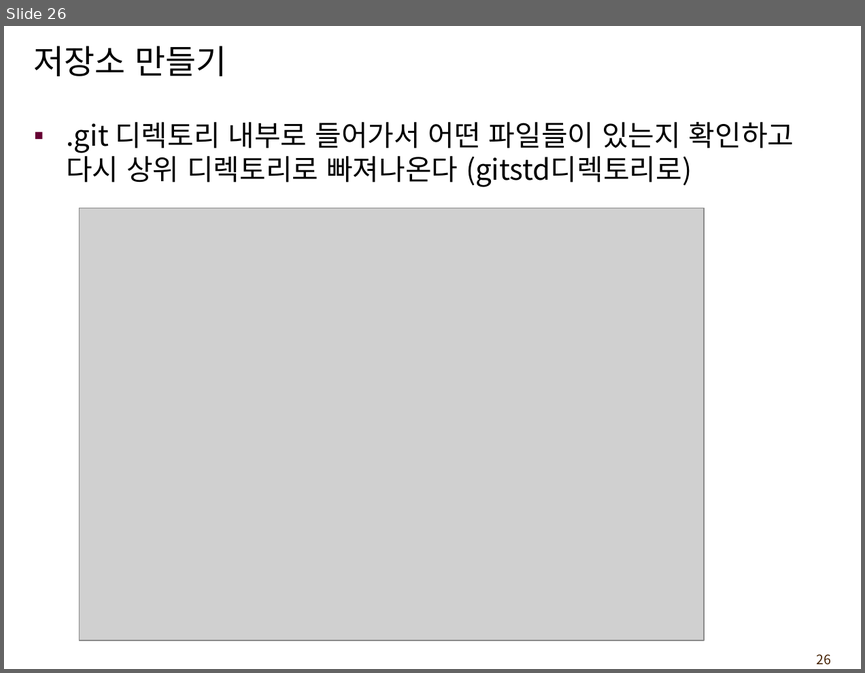
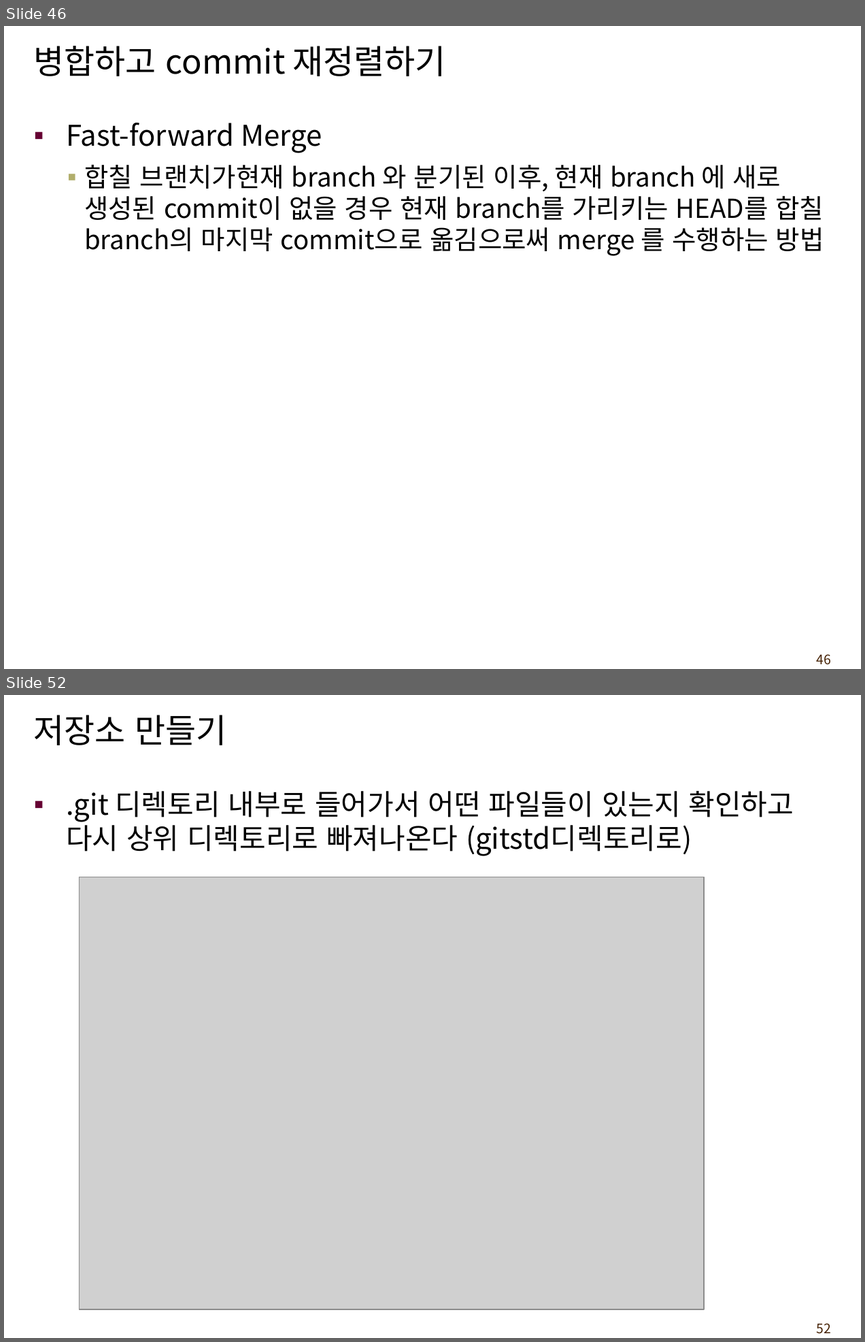
Before and after one commit to leejaegook/lecture_git, a slide deck: gitTeachingMaterial.ppt. Shown one above the other, each under a label of ours: slide 26 before the commit, slides 46 and 52 after it; the slides between them are not shown. The pictures are 865x673 and 865x1342 pixels, drawn with LibreOffice and Linux fonts; fonts in the diff are those of the drawing; grey boxes stand for pictures; background and template pictures are left out. Boxes give left, top, right and bottom in pixels: in the first picture for what was removed or moved away, otherwise in the second. Text is boxed around its words. In the diff, an @@ line names an element or a change of style, - is before the commit and + after.

Commit message:
lecture text modify

```diff
--- a/gitTeachingMaterial.ppt
+++ b/gitTeachingMaterial.ppt
@@ slide 46 added at box(4, 26, 861, 669), background #FFFFFF; not listed: 1 template element that a slide beside it also shows @@
@@ title added at box(34, 46, 446, 76), 28 pt, text #000000 @@
+병합하고 commit 재정렬하기
@@ text added at box(66, 123, 824, 256), 22 pt, text #000000 @@
+▪ Fast-forward Merge
+  ▪ 합칠 브랜치가현재 branch 와 분기된 이후, 현재 branch 에 새로 생성된 commit이 없을 경우 현재 branch를 가리키는 HEAD를 합칠 branch의 마지막 commit으로 옮김으로써 merge 를 수행하는 방법
@@ what was slide 26 is now slide 52 @@
@@ page number at box(817, 1323, 831, 1334): text changed @@
-26
+52
```
Also in this commit, not shown: 38 slides changed, 25 other slides added.
